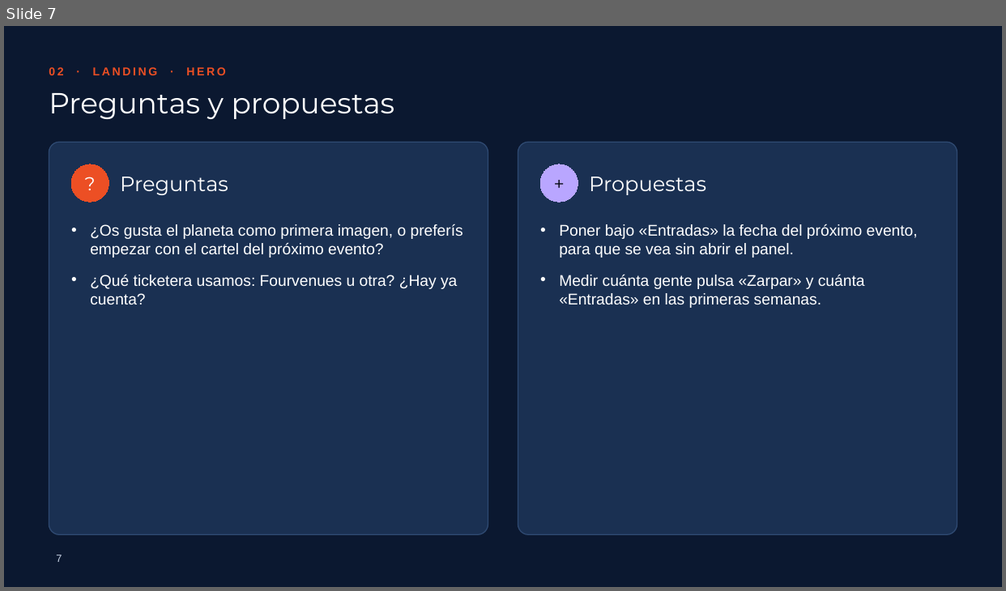
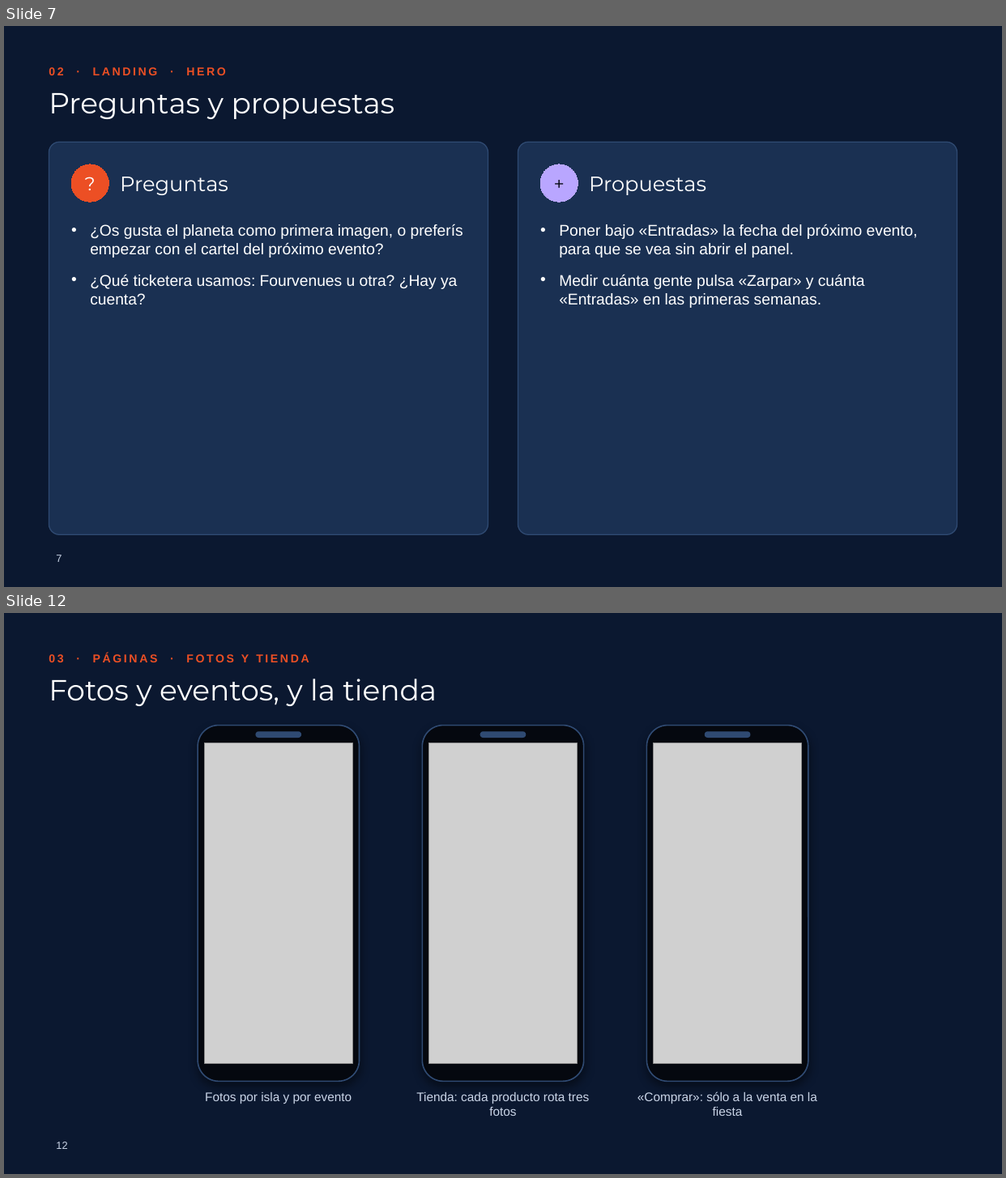
Before and after one commit to picodepato/boia-planet-web, a slide deck: docs/presentacion/boia-planet.pptx. Shown one above the other, each under a label of ours: slide 7 before the commit, slides 7 and 12 after it; the slides between them are not shown. The pictures are 1006x591 and 1006x1178 pixels, drawn with LibreOffice and Linux fonts; fonts in the diff are those of the drawing; grey boxes stand for pictures; background and template pictures are left out. Boxes give left, top, right and bottom in pixels: in the first picture for what was removed or moved away, otherwise in the second. Text is boxed around its words. In the diff, an @@ line names an element or a change of style, - is before the commit and + after.

```diff
--- a/docs/presentacion/boia-planet.pptx
+++ b/docs/presentacion/boia-planet.pptx
@@ slide 12 added at [4,613,1002,1174], background #0B1830 @@
@@ text added at [49,653,309,662], 11 pt, text #EC4F24, bold @@
+03 · PÁGINAS · FOTOS Y TIENDA
@@ title added at [49,679,437,706], 28 pt, text #FFFFFF @@
+Fotos y eventos, y la tienda
@@ rounded rectangle added at [198,726,360,1082], fill #05080F, outline #2F4A72 1.25 pt @@
@@ rounded rectangle added at [256,732,301,737], fill #2F4A72, outline #2F4A72 1 pt @@
@@ rounded rectangle added at [423,726,584,1082], fill #05080F, outline #2F4A72 1.25 pt @@
@@ rounded rectangle added at [481,732,526,737], fill #2F4A72, outline #2F4A72 1 pt @@
@@ rounded rectangle added at [647,726,809,1082], fill #05080F, outline #2F4A72 1.25 pt @@
@@ rounded rectangle added at [705,732,750,737], fill #2F4A72, outline #2F4A72 1 pt @@
@@ picture added at [205,743,353,1063] @@
@@ picture added at [429,743,577,1063] @@
@@ picture added at [654,743,802,1063] @@
@@ text added at [205,1093,351,1104], 12 pt, text #C9D4E6 @@
+Fotos por isla y por evento
@@ text added at [416,1093,590,1116], 12 pt, text #C9D4E6 @@
+Tienda: cada producto rota tres fotos
@@ text added at [637,1092,817,1116], 12 pt, text #C9D4E6 @@
+«Comprar»: sólo a la venta en la fiesta
@@ page number added at [56,1142,67,1149], 10 pt, text #C9D4E6 @@
+12
```
Also in this commit, not shown: 1 slide changed, 7 other slides added, 1 slide removed, 14 other files.
